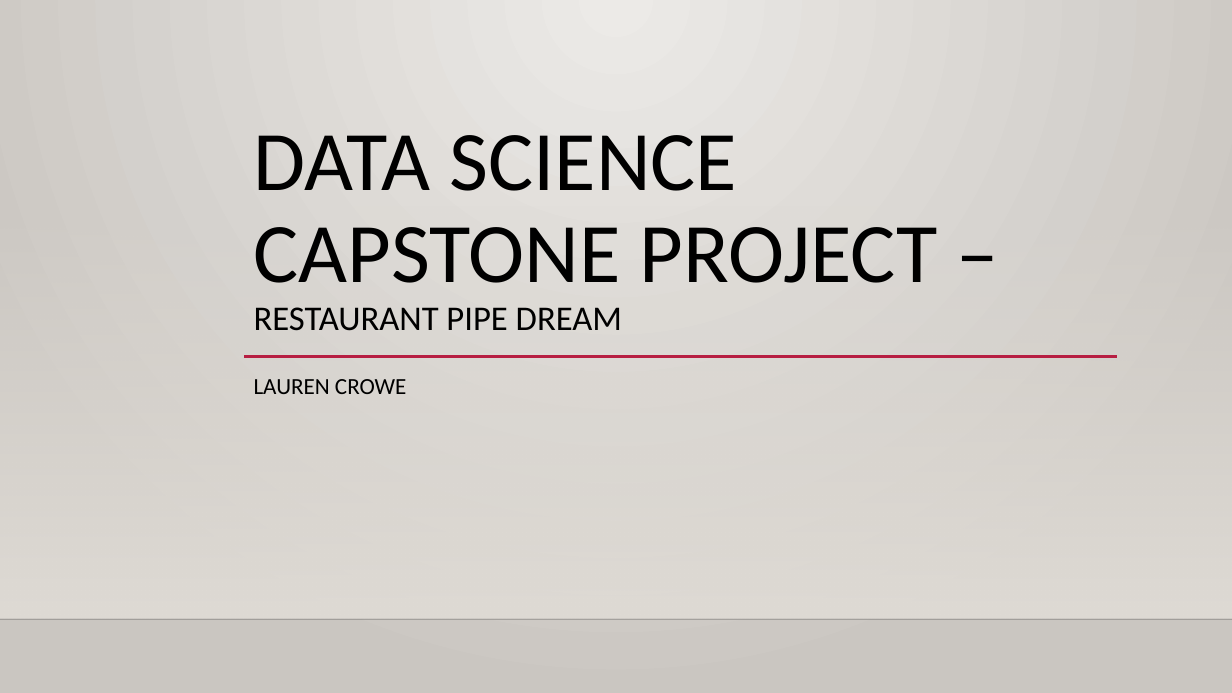
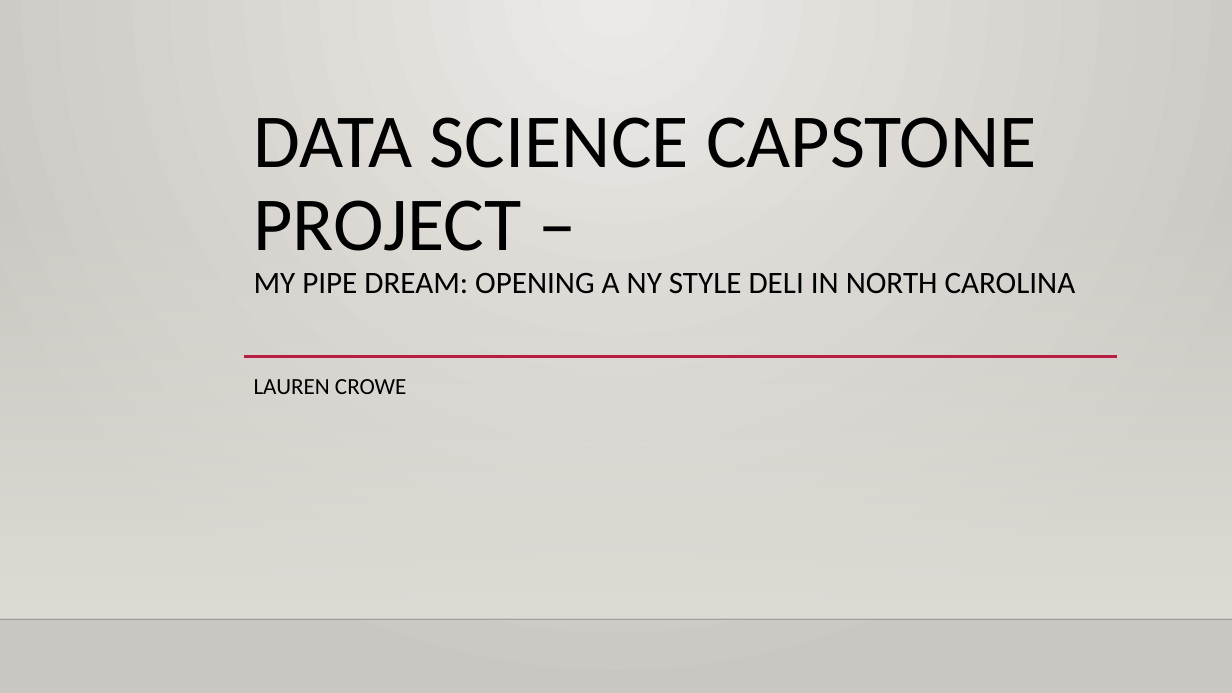
Before and after one commit to crowela022/LCDataScience, a slide deck: slide 1 of Data Science Capstone Project Presentation 2.pptx. Drawn at 1232x693 pixels with LibreOffice and Linux fonts; fonts in the diff are those of the drawing; background and template pictures are left out. Boxes give left, top, right and bottom in pixels: in the first picture for what was removed or moved away, otherwise in the second. Text is boxed around its words. In the diff, an @@ line names an element or a change of style, - is before the commit and + after.

```diff
--- a/Data Science Capstone Project Presentation 2.pptx
+++ b/Data Science Capstone Project Presentation 2.pptx
@@ title at box(254, 117, 1076, 294): text changed; size 66 to 24.3 pt @@
-DATA SCIENCE CAPSTONE PROJECT – RESTAURANT PIPE DREAM
+DATA SCIENCE CAPSTONE PROJECT –
+MY PIPE DREAM: OPENING A NY STYLE DELI IN NORTH CAROLINA
```
Also in this commit, not shown: 1 other slide changed, 5 slides added, 5 slides removed.
